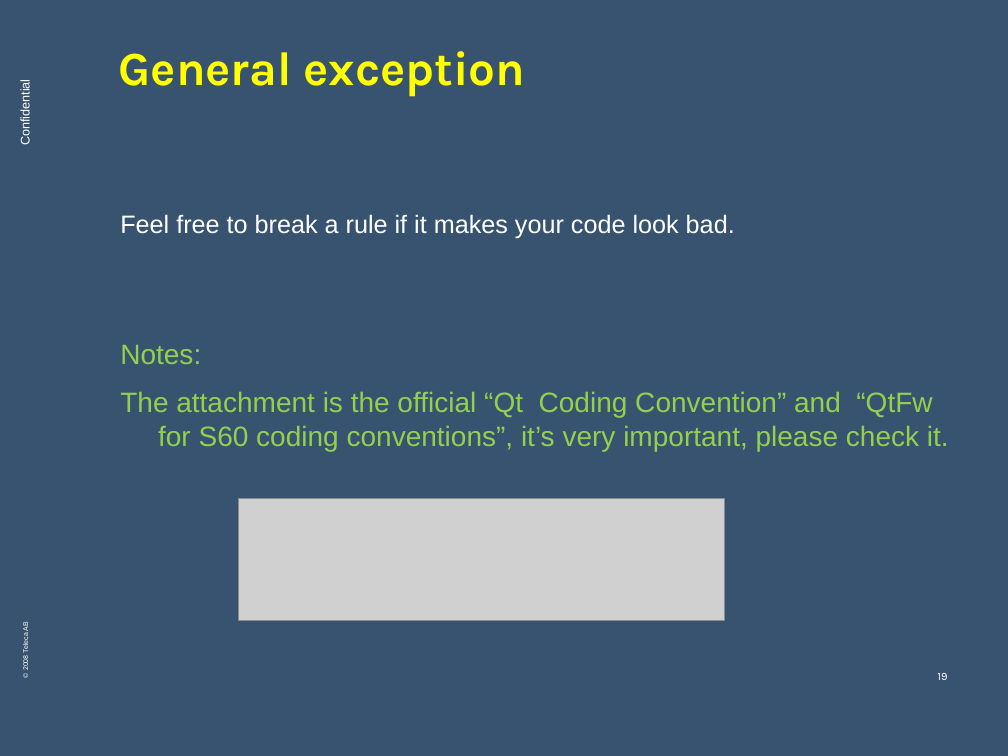
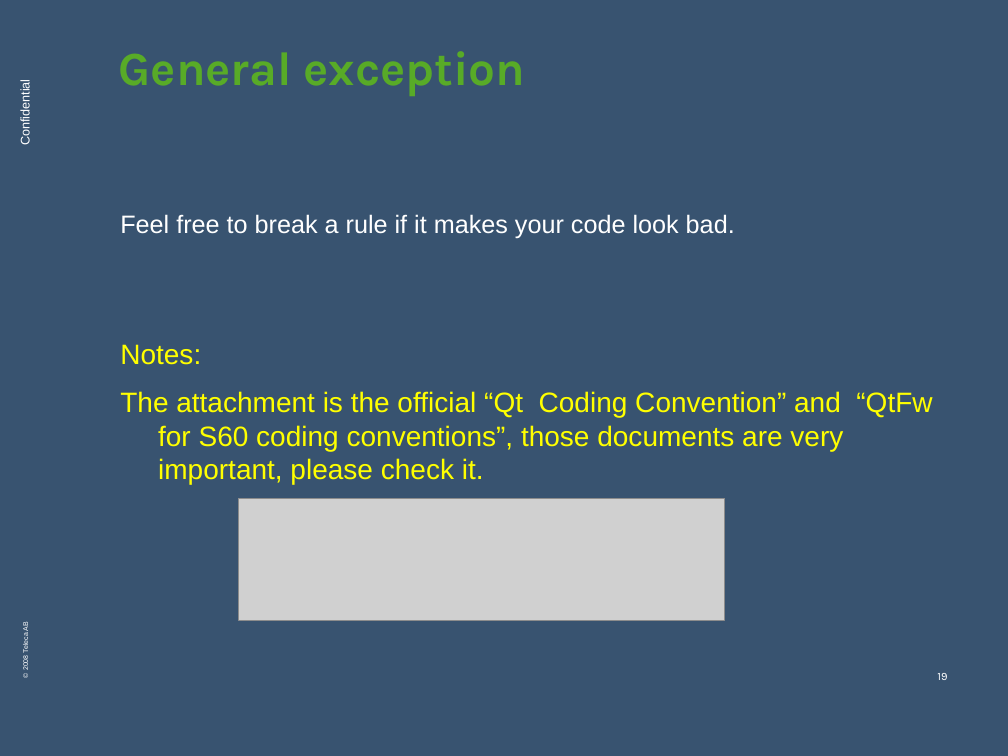
Before and after one commit to kref/mobileim, a slide deck: slide 19 of Personal_modle_file/Johnny_Liu/QT coding convention.ppt. Drawn at 1008x756 pixels with LibreOffice and Linux fonts; fonts in the diff are those of the drawing; grey boxes stand for pictures; background and template pictures are left out. Boxes give left, top, right and bottom in pixels: in the first picture for what was removed or moved away, otherwise in the second. Text is boxed around its words. In the diff, an @@ line names an element or a change of style, - is before the commit and + after.

```diff
--- a/Personal_modle_file/Johnny_Liu/QT coding convention.ppt
+++ b/Personal_modle_file/Johnny_Liu/QT coding convention.ppt
@@ title "General exception" at box(119, 51, 526, 96): text colour #FFFF00 to #58AB27 @@
@@ text at box(120, 344, 201, 365): text colour #92D050 to #FFFF00 in "Notes:" @@
@@ text at box(120, 391, 932, 484): text changed; text colour #92D050 to #FFFF00 @@
-The attachment is the official “Qt Coding Convention” and “QtFw for S60 coding conventions”, it’s very important, please check it.
+The attachment is the official “Qt Coding Convention” and “QtFw for S60 coding conventions”, those documents are very important, please check it.
```
Also in this commit, not shown: 32 other slides changed, 5 other files.
